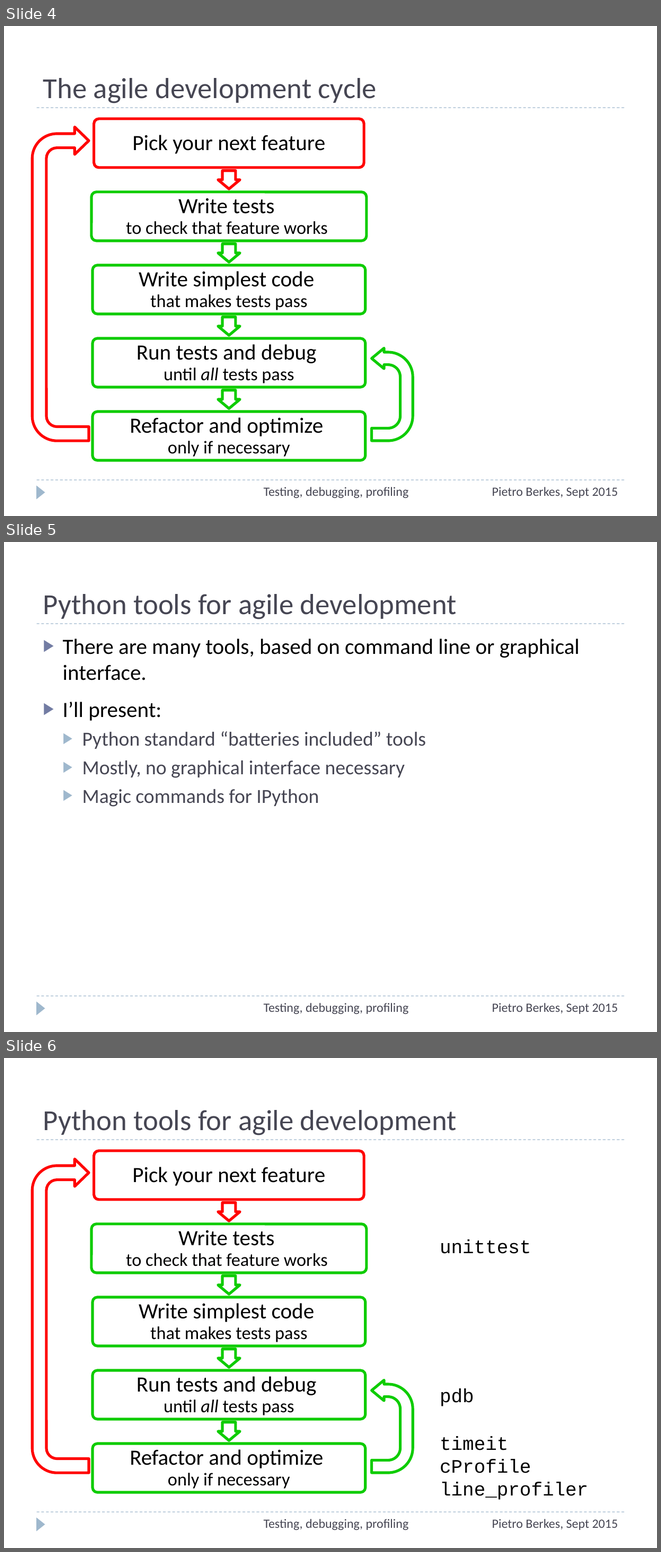
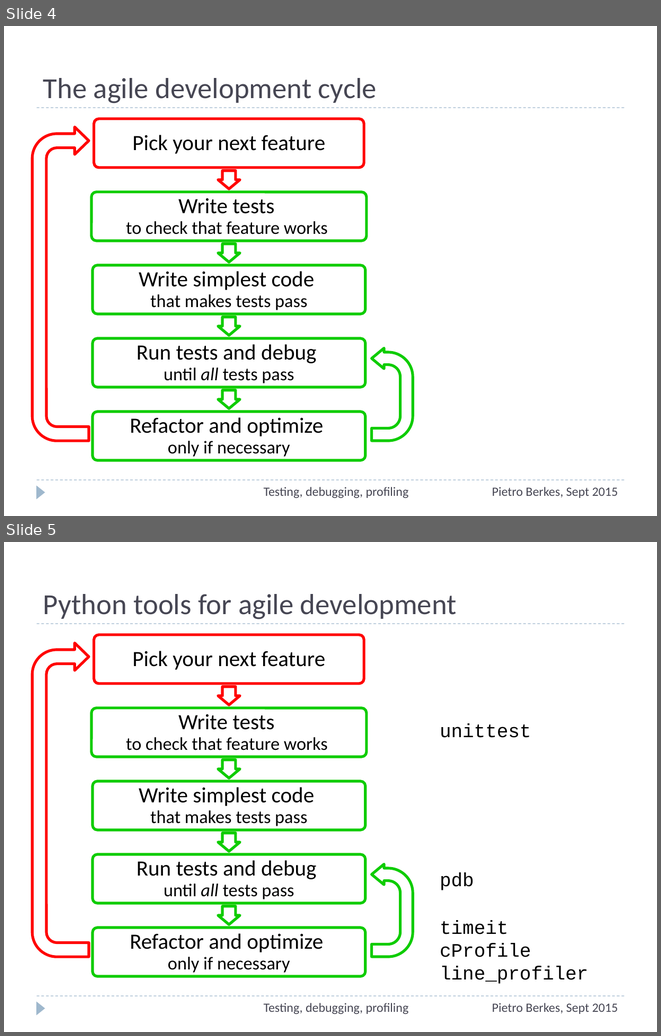
Before and after one commit to ASPP/testing_debugging_profiling, a slide deck: testing-debugging-profiling.pptx. Shown one above the other, each under a label of ours: slides 4, 5 and 6 before the commit, slides 4 and 5 after it. The pictures are 661x1552 and 661x1036 pixels, drawn with LibreOffice and Linux fonts; fonts in the diff are those of the drawing. Boxes give left, top, right and bottom in pixels: in the first picture for what was removed or moved away, otherwise in the second. Text is boxed around its words. In the diff, an @@ line names an element or a change of style, - is before the commit and + after.

```diff
--- a/testing-debugging-profiling.pptx
+++ b/testing-debugging-profiling.pptx
@@ slide 5 removed at [4,542,657,1032], background #FFFFFF; not listed: 3 template elements that a slide beside it also shows @@
@@ title removed at [43,594,457,619] @@
-Python tools for agile development
@@ text removed at [63,638,580,806] @@
-▶ There are many tools, based on command line or graphical interface.
-▶ I’ll present:
-  ▶ Python standard “batteries included” tools
-  ▶ Mostly, no graphical interface necessary
-  ▶ Magic commands for IPython
@@ text removed at [264,1003,409,1014] @@
-Testing, debugging, profiling
@@ text removed at [492,1003,618,1014] @@
-Pietro Berkes, Sept 2015
@@ what was slide 6 is now slide 5 @@
```
Also in this commit, not shown: 5 slides changed, 1 other file.
